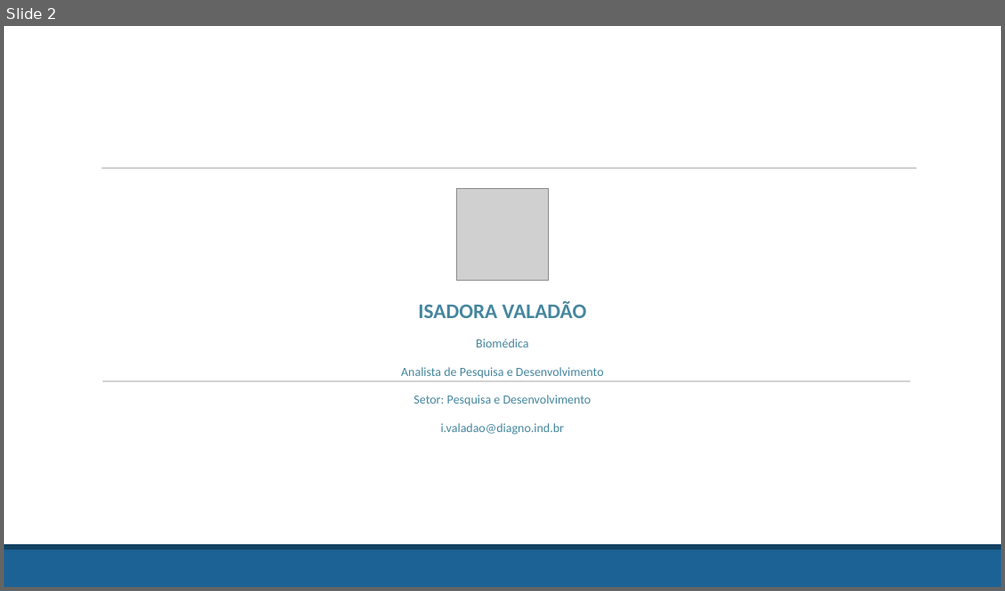
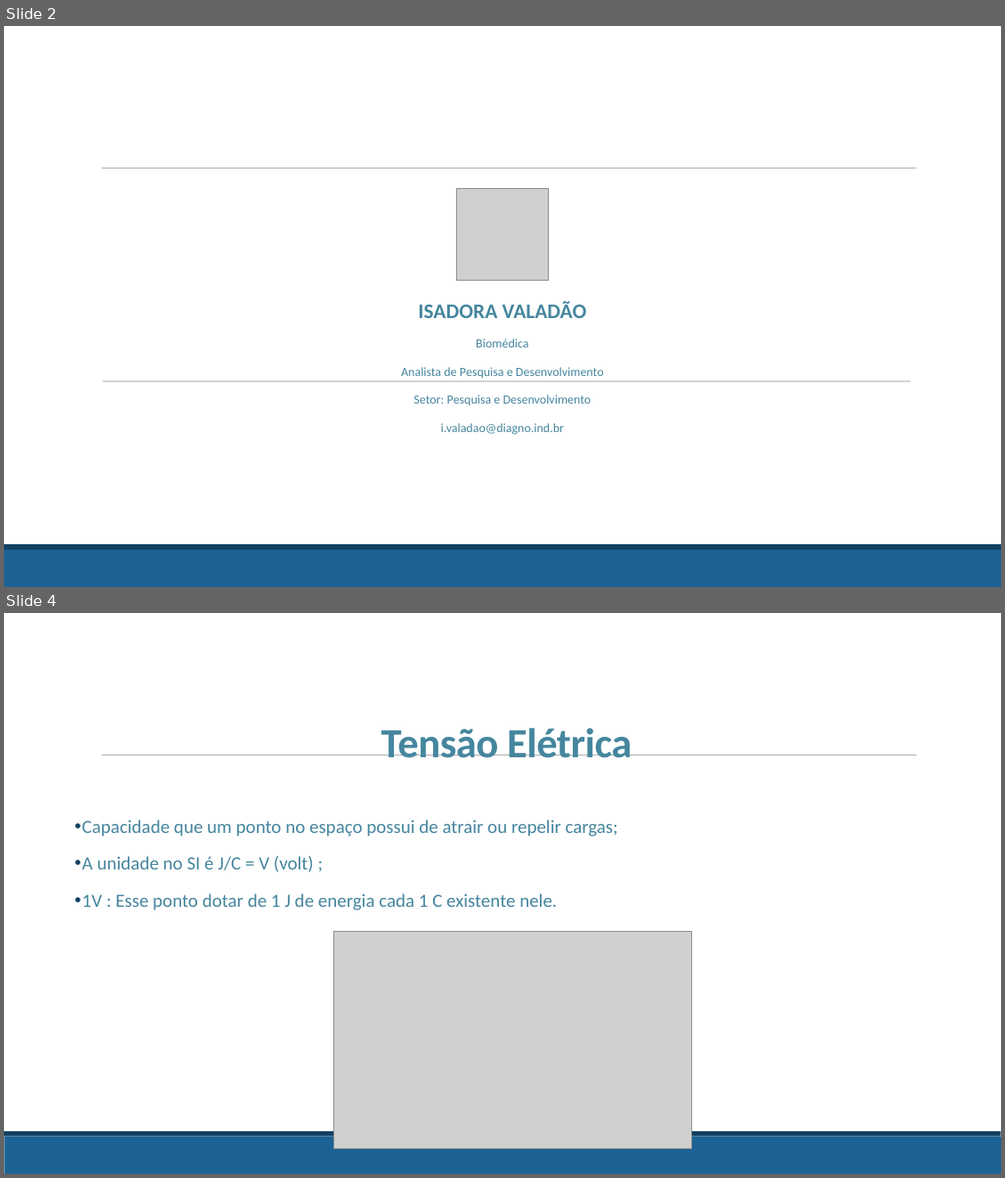
Before and after one commit to jpmdossantos/Treinamento_eletr, a slide deck: Treinamento_eletronica.pptx. Shown one above the other, each under a label of ours: slide 2 before the commit, slides 2 and 4 after it; the slides between them are not shown. The pictures are 1005x591 and 1005x1178 pixels, drawn with LibreOffice and Linux fonts; fonts in the diff are those of the drawing; grey boxes stand for pictures; background and template pictures are left out. Boxes give left, top, right and bottom in pixels: in the first picture for what was removed or moved away, otherwise in the second. Text is boxed around its words. In the diff, an @@ line names an element or a change of style, - is before the commit and + after.

```diff
--- a/Treinamento_eletronica.pptx
+++ b/Treinamento_eletronica.pptx
@@ slide 4 added at (4,613,1001,1174), background #FFFFFF; not listed: 3 template elements that a slide beside it also shows @@
@@ text added at (381,728,631,758), 40 pt, text #45869E, bold @@
+Tensão Elétrica
@@ text added at (82,819,618,910), 18 pt, text #45869E @@
+• Capacidade que um ponto no espaço possui de atrair ou repelir cargas;
+• A unidade no SI é J/C = V (volt) ;
+• 1V : Esse ponto dotar de 1 J de energia cada 1 C existente nele.
@@ picture added at (334,931,691,1149) @@
```
Also in this commit, not shown: 13 slides changed, 2 other slides added, 3 slides removed.
